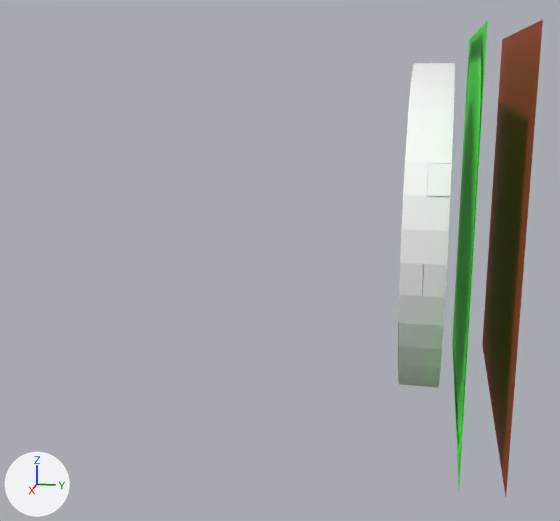
Two versions of the glTF model src/data/board.glb, one commit apart.
Both versions are drawn from a 50 mm camera at (2.088, -0.084, 0.408) aimed at (0.026, -0.497, -0.107). The lights are fixed; the arrows at lower left show +X, +Y and +Z. Where no turn or scale is listed for an object, it has been applied to the vertices.

The first picture shows 'Board', 'Border', 'Piece'.
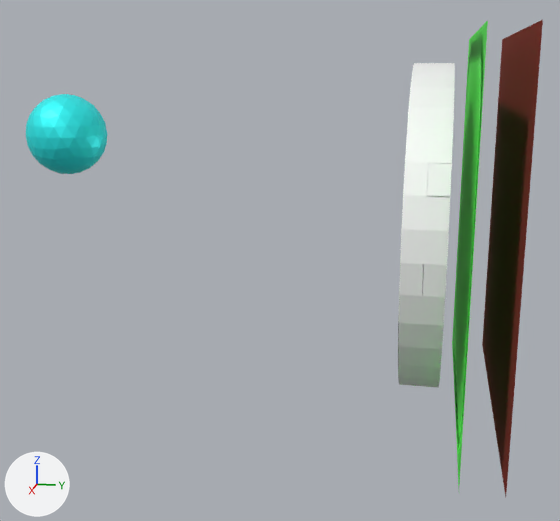
What the commit changed:
Material 'Material' (mat_material) changes colour from red #cc533d to red #8d1400; in linear values from (0.604, 0.0865, 0.0467) to (0.267, 0.007, 0.0).
Material 'Material.001' (mat_material_001) is new.
Its base color is (0.0331, 1.0, 1.0) (cyan #33ffff).
Its metallic is 0.5.
Mesh me_icosphere is new.
It is an icosphere of 320 faces spanning x -0.1..0.1, y -0.1..0.1, z -0.1..0.1.
It uses material mat_material_001 (cyan #33ffff).
Object 'Marker' (ob_marker) is new; it shows me_icosphere.
Its location is (0.25, -1.0, 0.25).

Changed parts and their boxes [x1, y1, x2, y2] in the pictures (560 x 521 px):
'Border', recoloured: [482, 20, 543, 495] in both
'Marker', added (cyan): after [26, 94, 107, 174]
